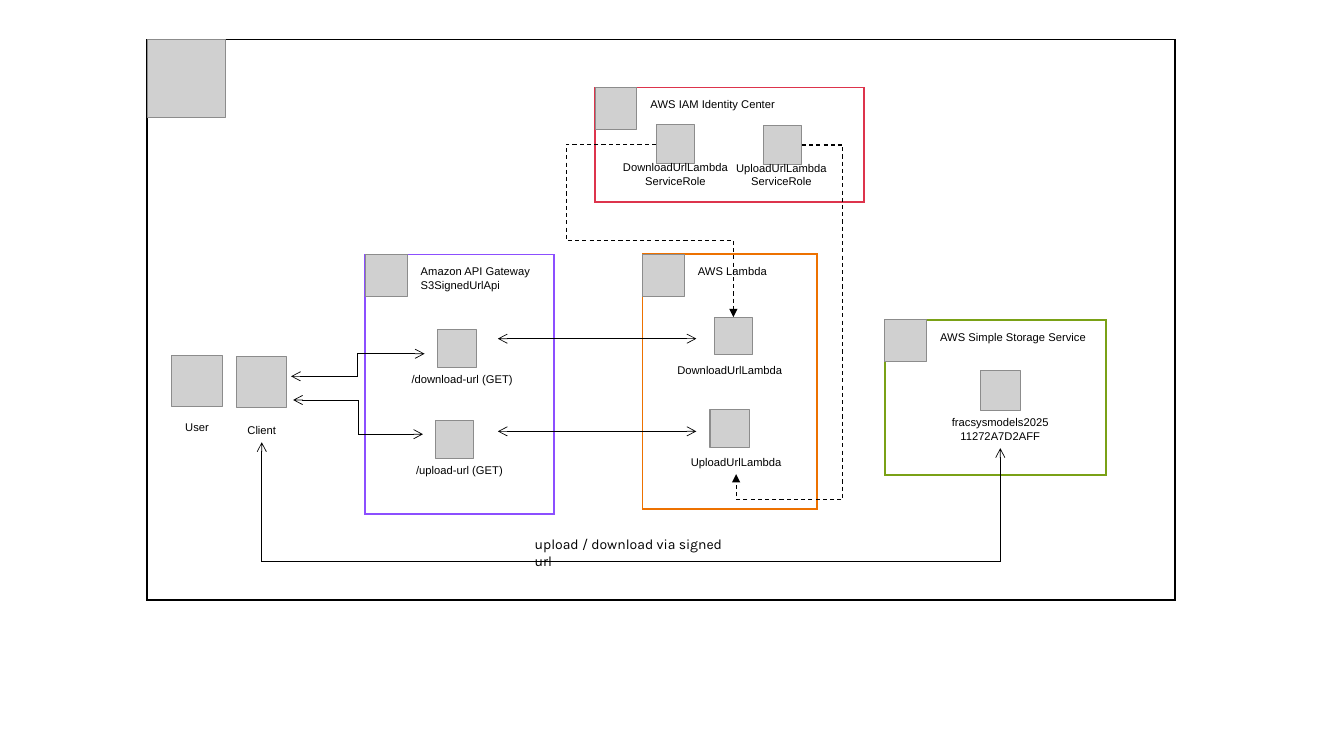
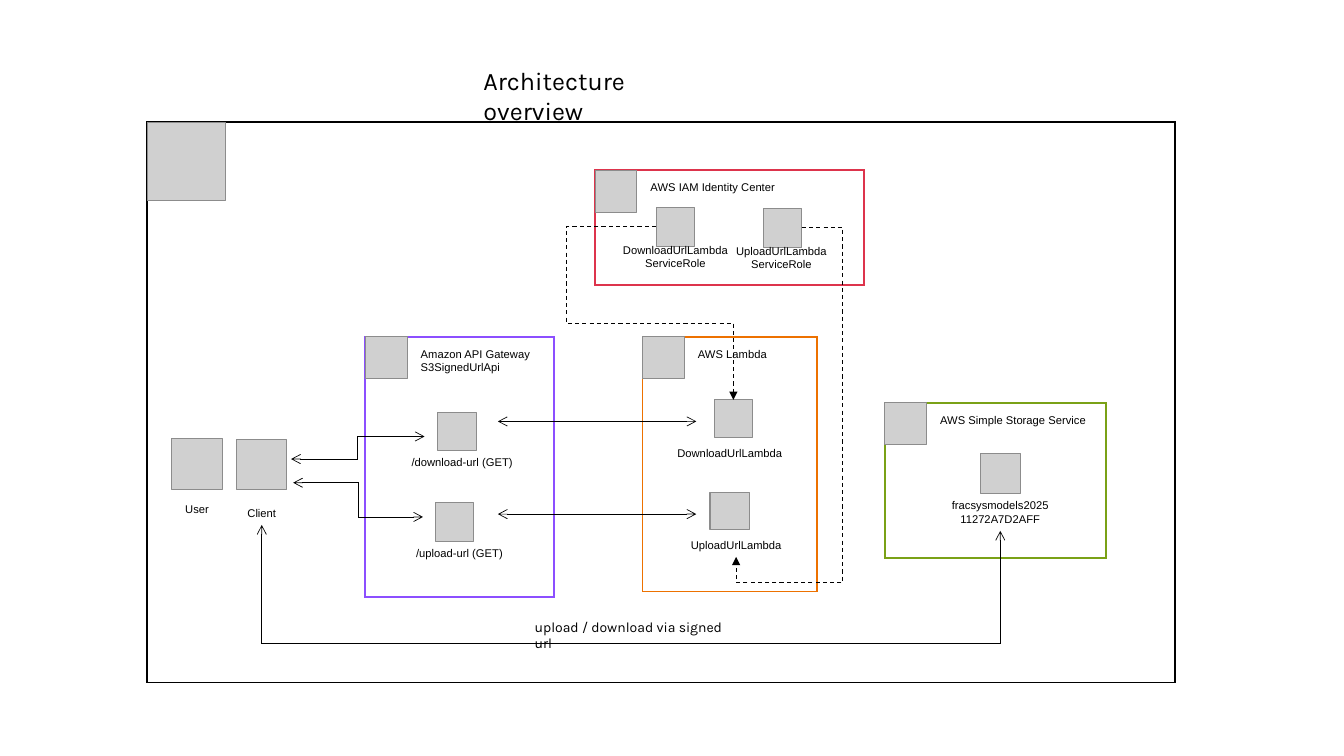
Before and after one commit to ISSKA/fracsys-vitrine, a slide deck: slide 2 of docu/AWS-Architecture.pptx (slide 1 before the commit). Drawn at 1344x756 pixels with LibreOffice and Linux fonts; fonts in the diff are those of the drawing; grey boxes stand for pictures. Boxes give left, top, right and bottom in pixels: in the first picture for what was removed or moved away, otherwise in the second. Text is boxed around its words. In the diff, an @@ line names an element or a change of style, - is before the commit and + after.

Commit message:
Add simplified architecture.

```diff
--- a/docu/AWS-Architecture.pptx
+++ b/docu/AWS-Architecture.pptx
@@ text added at (483, 72, 624, 123), 18 pt, text #000000 @@
+Architecture overview
@@ 10 pictures, 8 texts, 4 rectangles, 2 elbow arrows, 2 elbow double arrows: place and size @@
-10 pictures, 8 texts, 4 rectangles, 2 elbow arrows, 2 elbow double arrows at (147, 39, 1176, 600)
+10 pictures, 8 texts, 4 rectangles, 2 elbow arrows, 2 elbow double arrows at (147, 122, 1176, 683)
@@ 4 pictures, 2 texts, 2 double arrows, 1 rectangle, 1 elbow double arrow: place and size @@
-4 pictures, 2 texts, 2 double arrows, 1 rectangle, 1 elbow double arrow at (262, 88, 1000, 561)
+4 pictures, 2 texts, 2 double arrows, 1 rectangle, 1 elbow double arrow at (262, 170, 1000, 643)
```
Also in this commit, not shown: 1 slide added, 1 other file.
